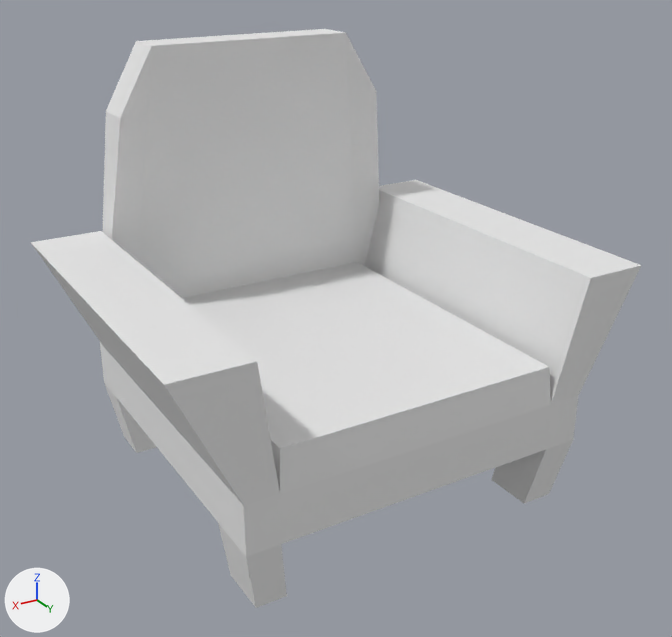
An edit to the FBX model Assets/Finn/Models/fbx models/short_couch.fbx, drawn before and after from the same camera.
One viewpoint serves both versions: a 50 mm camera at (6.373, 2.29, 1.72) aimed at (5.002, 0.004, 0.577). Arrows for +X, +Y and +Z are at lower left; the lights stay in place. Where no turn or scale is listed for an object, it has been applied to the vertices.

The first picture shows 'short couch'.
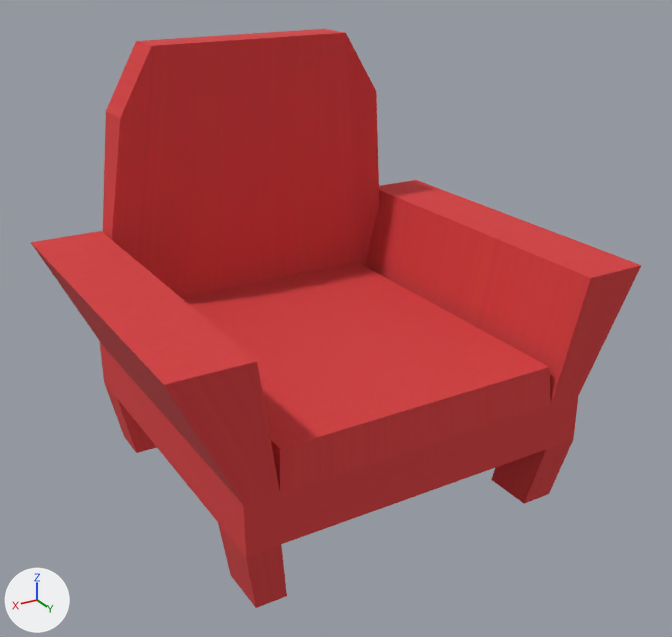
The newer file is also rescaled (x0.754), turned or shifted as a whole; pictures and numbers use the older file's frame.

Pixel boxes (x1, y1, x2, y2) of what changed, in the pictures (672 x 637 px):
'short couch', surface changed (white to red)
    both: (31, 29, 641, 608)

Diff of the bpy script that builds the scene:
```diff
--- a/Assets/Finn/Models/fbx models/short_couch.fbx.py
+++ b/Assets/Finn/Models/fbx models/short_couch.fbx.py
@@ img_long_couch_initialshadinggroup_basecolor_png @@
+img_long_couch_initialshadinggroup_basecolor_png = load_image('long couch_initialShadingGroup_BaseColor.png', '../Materials/long couch_initialShadingGroup_BaseColor.png', 1024, 1024, 'sRGB')
@@ mat_initialshadinggroup_003 @@
 mat_initialshadinggroup_003 = principled_material('initialShadingGroup.003')
-mat_initialshadinggroup_003.base_color = (0.8, 0.8, 0.8)  # white #e7e7e7
+mat_initialshadinggroup_003.texture = img_long_couch_initialshadinggroup_basecolor_png
 mat_initialshadinggroup_003.roughness = 1.0
```
